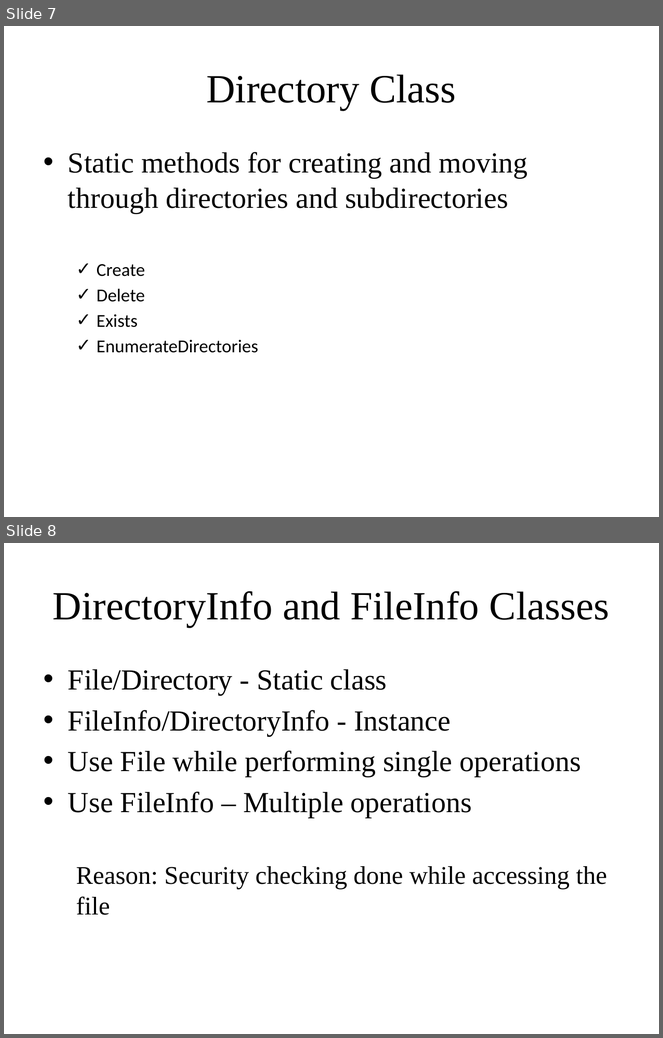
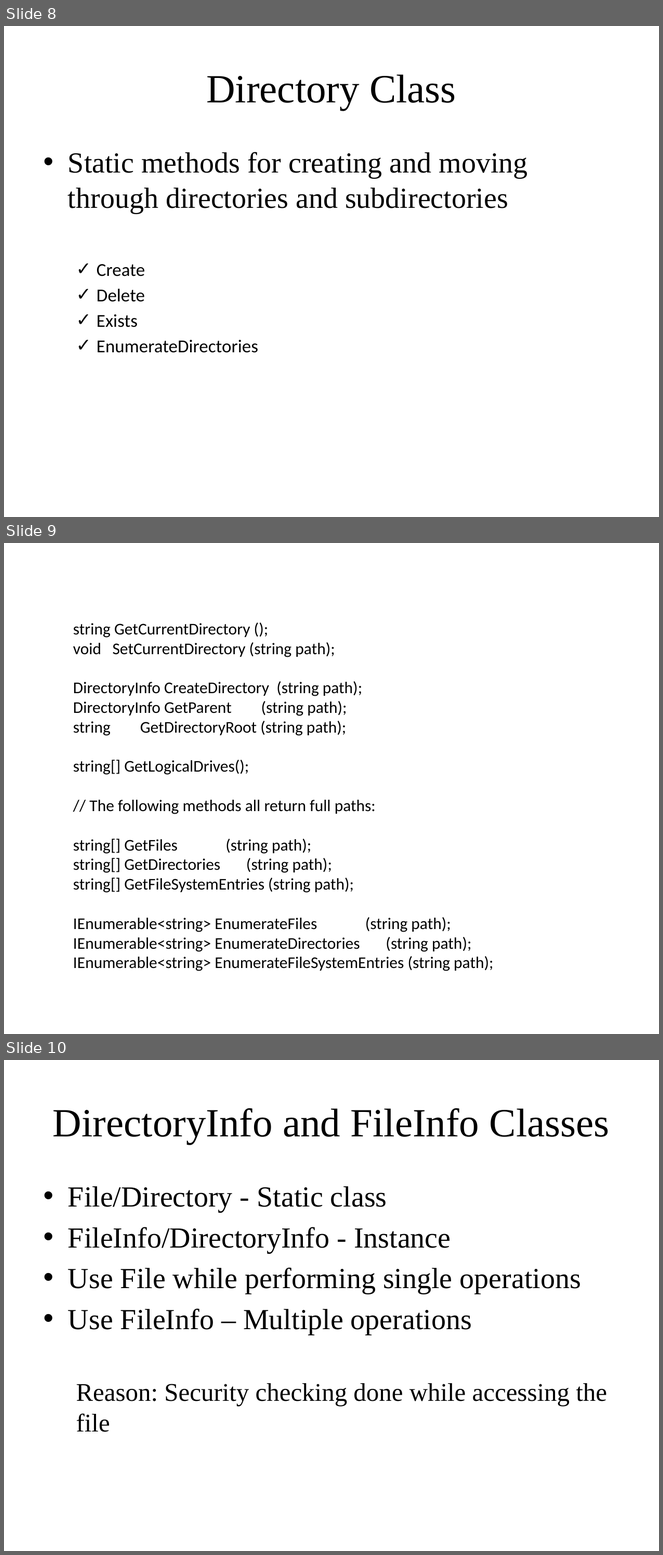
Before and after one commit to ctsxamarintraining/October15, a slide deck: Day2/Afternoon_FileIO/FileIO.pptx. Shown one above the other, each under a label of ours: slides 7 and 8 before the commit, slides 8, 9 and 10 after it. The pictures are 663x1038 and 663x1555 pixels, drawn with LibreOffice and Linux fonts; fonts in the diff are those of the drawing. Boxes give left, top, right and bottom in pixels: in the first picture for what was removed or moved away, otherwise in the second. Text is boxed around its words. In the diff, an @@ line names an element or a change of style, - is before the commit and + after.

```diff
--- a/Day2/Afternoon_FileIO/FileIO.pptx
+++ b/Day2/Afternoon_FileIO/FileIO.pptx
@@ slide 9 added at box(4, 543, 659, 1034), background #FFFFFF @@
@@ text added at box(73, 623, 493, 971), 18 pt, text #000000 @@
+string GetCurrentDirectory ();
+void SetCurrentDirectory (string path);
+DirectoryInfo CreateDirectory (string path);
+DirectoryInfo GetParent (string path);
+string GetDirectoryRoot (string path);
+string[] GetLogicalDrives();
+// The following methods all return full paths:
+string[] GetFiles (string path);
+string[] GetDirectories (string path);
+string[] GetFileSystemEntries (string path);
+IEnumerable<string> EnumerateFiles (string path);
+IEnumerable<string> EnumerateDirectories (string path);
+IEnumerable<string> EnumerateFileSystemEntries (string path);
@@ what was slide 7 is now slide 8 @@
@@ what was slide 8 is now slide 10 @@
```
Also in this commit, not shown: 2 other slides added, 1 other file.
